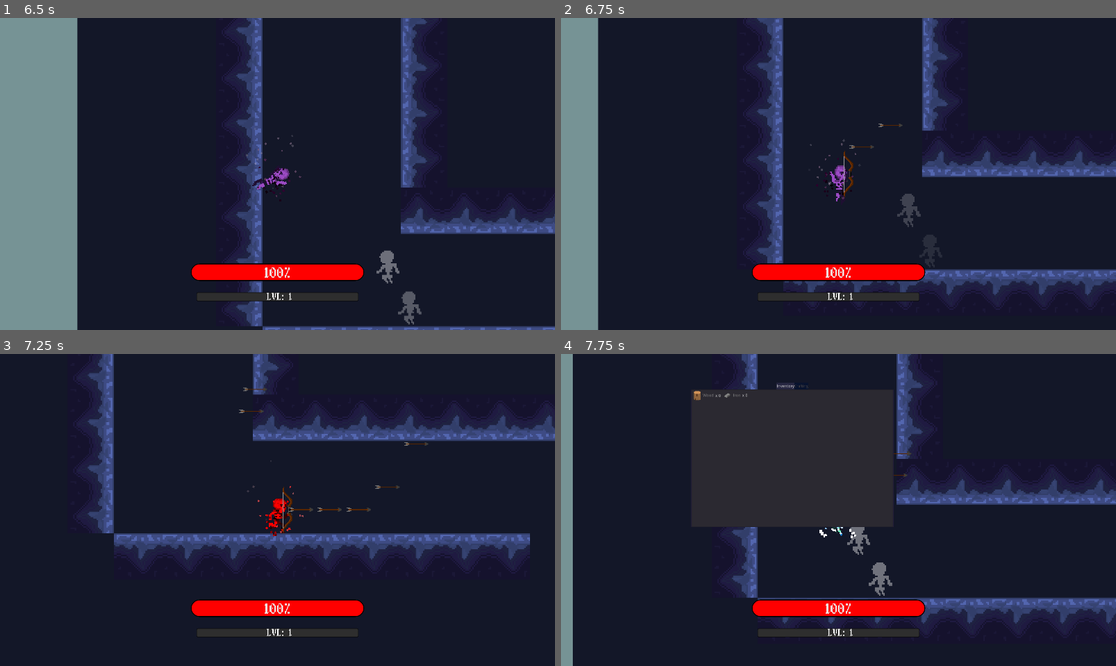
Above: before the commit, frames 1-4 (two rows, left to right).
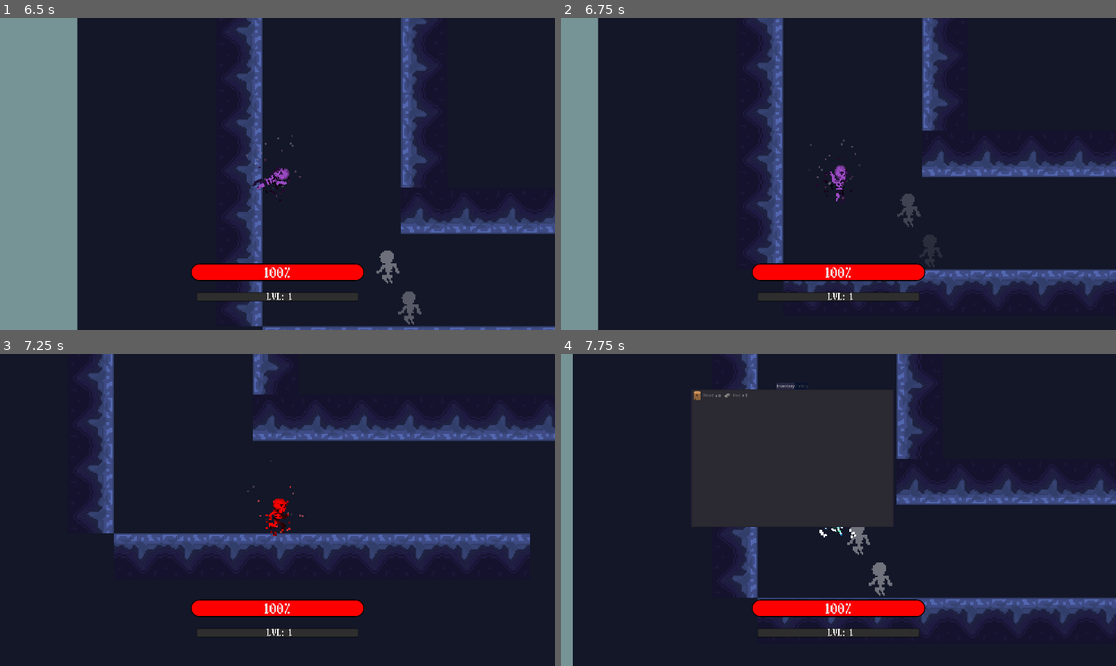
Above: after the commit, the same moments.

Repository: notfennecks/Cryptic-Crusade
Game: Godot game, scene res://Scenes/UI/Menu.tscn
Same seed, same stepped clock (60 frames per second), same inputs: the game is played once before the commit and once after it.
Inputs (mouse positions are in pixels of both pictures, inside the frame that each line leads up to):
- Up to frame 1 (6.5 s): click "Start Game" at 0.5 s; click "Start Game" at 1.25 s; move the mouse to (399, 158) at 2.02 s; hold D (right) 2.03-3.53 s; tap 4 (dark) at 2.1, 6.05 s; tap Space (jump) at 2.27, 2.57, 3.02, 3.32, 4.52, 4.82, 5.27, 5.3, 5.57, 5.85, 6.02, 6.32 s; tap 2 (fire) at 2.3, 2.85 s; move the mouse to (166, 189) at 2.77 s; tap 3 (ice) at 3.05, 3.6 s; move the mouse to (333, 105) at 3.52 s; hold A (left) 3.53-4.28 s; tap 5 (light) at 3.8, 4.35 s; move the mouse to (249, 236) at 4.27 s; hold D (right) 4.28-5.78 s; tap 1 (neutral) at 4.55, 5.1 s; move the mouse to (444, 220) at 5.02 s; move the mouse to (111, 127) at 5.77 s; hold A (left) from 5.78 s (still down)
- Up to frame 2 (6.75 s): move the mouse to (866, 174) at 6.52 s; release A (left) at 6.53 s; press the mouse at (866, 174) at 6.53 s; hold D (right) from 6.53 s (still down)
- Up to frame 3 (7.25 s): keep holding D (right); tap 2 (fire) at 6.8 s
- Up to frame 4 (7.75 s): move the mouse to (755, 432) at 7.27 s; release D (right) at 7.28 s; release the mouse at (755, 432) at 7.28 s; hold A (left) from 7.28 s (still down); tap Tab (crafting) at 7.35 s; tap Space (jump) at 7.52 s; tap 3 (ice) at 7.55 s

Frame 1 is identical in both runs. In frame 2, 0.1% of the frame differs, in the area x 50-62%, y 33-58%; in frame 3, 0.2%, in the area x 43-78%, y 10-58%; in frame 4, less than 0.1%.

Commit message:
Invinvibility

Diff:
--- a/GodotProject/Scenes/AI/Bat.tscn
+++ b/GodotProject/Scenes/AI/Bat.tscn
@@ -102,6 +102,7 @@
 Iron = ExtResource( 3 )
 
 [node name="AreaDamage" type="Area2D" parent="."]
+scale = Vector2( 2.08, 1.28 )
 
 [node name="CollisionShape2D" type="CollisionShape2D" parent="AreaDamage"]
 shape = SubResource( 1 )
--- a/GodotProject/Scenes/Player.tscn
+++ b/GodotProject/Scenes/Player.tscn
@@ -14,9 +14,9 @@
 [ext_resource path="res://assets/Player/Run/PlayerRun10.png" type="Texture" id=12]
 [ext_resource path="res://assets/Player/Run/PlayerRun11.png" type="Texture" id=13]
 [ext_resource path="res://assets/Player/Run/PlayerRun12.png" type="Texture" id=14]
-[ext_resource path="res://assets/Player/Jump/PlayerJumpUp.png" type="Texture" id=15]
-[ext_resource path="res://assets/Player/Idle/PlayerIdle1.png" type="Texture" id=16]
-[ext_resource path="res://assets/Player/Idle/PlayerIdle2.png" type="Texture" id=17]
+[ext_resource path="res://assets/Player/Idle/PlayerIdle1.png" type="Texture" id=15]
+[ext_resource path="res://assets/Player/Idle/PlayerIdle2.png" type="Texture" id=16]
+[ext_resource path="res://assets/Player/Jump/PlayerJumpUp.png" type="Texture" id=17]
 [ext_resource path="res://assets/Player/Jump/PlayerJumpDown.png" type="Texture" id=18]
 [ext_resource path="res://assets/Player/LandRight.tres" type="Material" id=19]
 [ext_resource path="res://assets/Player/JumpRight.tres" type="Material" id=20]
@@ -26,6 +26,8 @@
 [ext_resource path="res://assets/Player/StanceParticles/FireParticles.tres" type="Material" id=24]
 [ext_resource path="res://assets/Player/StanceParticles/IceParticles.tres" type="Material" id=25]
 [ext_resource path="res://assets/Weapons+Items/Bow.png" type="Texture" id=26]
+[ext_resource path="res://Sounds/Jump.wav" type="AudioStream" id=27]
+[ext_resource path="res://Sounds/CartoonJump.wav" type="AudioStream" id=28]
 
 [sub_resource type="SpriteFrames" id=1]
 animations = [ {
@@ -34,15 +36,15 @@
 "name": "Run",
 "speed": 14.0
 }, {
-"frames": [ ExtResource( 15 ) ],
+"frames": [ ExtResource( 15 ), ExtResource( 16 ) ],
+"loop": true,
+"name": "Idle",
+"speed": 2.0
+}, {
+"frames": [ ExtResource( 17 ) ],
 "loop": true,
 "name": "JumpUp",
 "speed": 5.0
-}, {
-"frames": [ ExtResource( 16 ), ExtResource( 17 ) ],
-"loop": true,
-"name": "Idle",
-"speed": 2.0
 }, {
 "frames": [ ExtResource( 18 ) ],
 "loop": true,
@@ -145,7 +147,6 @@
 collision_mask = 31
 script = ExtResource( 1 )
 AfterImage = ExtResource( 2 )
-Bow = true
 
 [node name="Sprite" type="AnimatedSprite" parent="."]
 frames = SubResource( 1 )
@@ -258,5 +259,17 @@
 autostart = true
 
 [node name="ArrowTimer" type="Timer" parent="."]
+
+[node name="Hurt" type="AudioStreamPlayer2D" parent="."]
+stream = ExtResource( 27 )
+attenuation = 0.999999
+
+[node name="JumpSound" type="AudioStreamPlayer2D" parent="."]
+stream = ExtResource( 28 )
+pitch_scale = 0.5
+
+[node name="HurtTimer" type="Timer" parent="."]
+wait_time = 3.0
 [connection signal="timeout" from="StanceTimer" to="." method="_on_StanceTimer_timeout"]
 [connection signal="timeout" from="ArrowTimer" to="." method="_on_ArrowTimer_timeout"]
+[connection signal="timeout" from="HurtTimer" to="." method="_on_HurtTimer_timeout"]
--- a/GodotProject/Scripts/Player.gd
+++ b/GodotProject/Scripts/Player.gd
@@ -9,6 +9,7 @@
 var jump_count = 0 #Variable that tracks jump count.
 var just_landed = false
 var p_direction = "right"
+var invincible = false
 
 export (PackedScene) var AfterImage
 var after_image_count = 0
@@ -68,6 +69,9 @@
 			get_tree().reload_current_scene()
 		HURT:
 			$Sprite/AnimationPlayer.play("Hurt")
+			$Hurt.play()
+			$HurtTimer.start()
+			invincible = true
 
 
 func change_stance(new_stance):  #Runs function when stance needs to be changed. Taking new_stance as argument.
@@ -122,6 +126,8 @@
 	velocity = move_and_slide_with_snap(velocity, Vector2(0, 2), Vector2(0, -1), true, 4, float(deg2rad(45)), true)
 
 func _process(delta):
+	if invincible == true:
+		print("hurt")
 	var mouse_pos = get_global_mouse_position()  #Sets the mouse position every frame to a variable.
 	var current_pos = position  #Sets the player position every frame to a variable.
 	angle_check(mouse_pos, current_pos)  #Refers to dash_direction function to calculate direction.
@@ -171,6 +177,7 @@
 	#If player wants to jump.
 	if jump and is_on_floor():
 		$Sprite/AnimationPlayer.play("JumpUp")
+		$JumpSound.play()
 		$Sprite/JumpLeft.emitting = true
 		$Sprite/JumpRight.emitting = true
 		velocity.y = jump_height
@@ -306,3 +313,6 @@
 
 func resource_collection(amount, type):  #Function for resource collection and addition to dictionary.
 	Global.resources[type] += amount
+
+func _on_HurtTimer_timeout():
+	invincible = false
--- /dev/null
+++ b/GodotProject/default_bus_layout.tres
@@ -0,0 +1,4 @@
+[gd_resource type="AudioBusLayout" format=2]
+
+[resource]
+bus/0/volume_db = 4.5
Not shown: 1 places in GodotProject/Scenes/Player.tscn that only renumber resources
Not shown, added: GodotProject/Sounds/CartoonJump.wav.import
Not shown, added: GodotProject/Sounds/Jump.wav.import
Not shown, added: GodotProject/Sounds/CartoonJump.wav
Not shown, added: GodotProject/Sounds/Jump.wav
